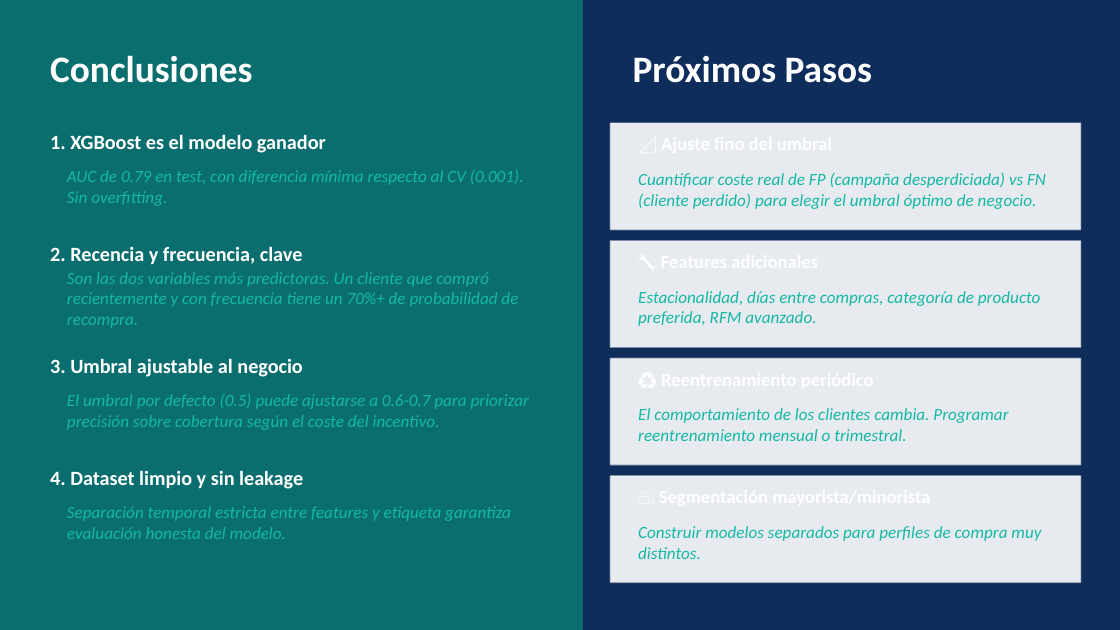
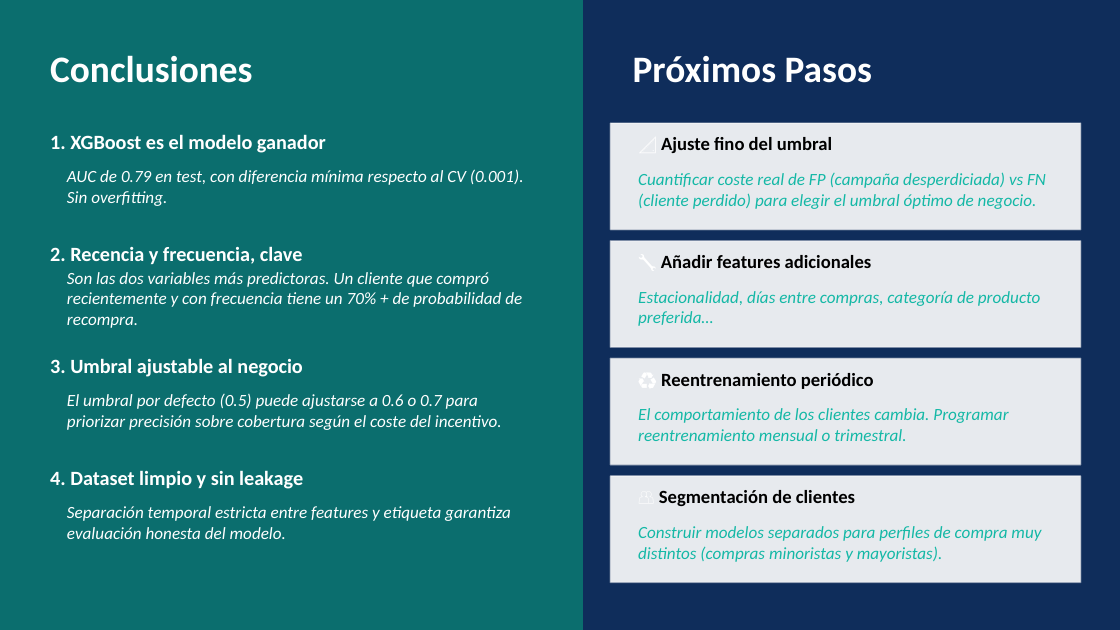
Before and after one commit to viictorhp/MachineLearningProject, a slide deck: slide 8 of presentacion_ml.pptx (slide 10 before the commit). Drawn at 1120x630 pixels with LibreOffice and Linux fonts; fonts in the diff are those of the drawing. Boxes give left, top, right and bottom in pixels: in the first picture for what was removed or moved away, otherwise in the second. Text is boxed around its words. In the diff, an @@ line names an element or a change of style, - is before the commit and + after.

```diff
--- a/presentacion_ml.pptx
+++ b/presentacion_ml.pptx
@@ text added at (661,137,832,153), 12 pt, text #000000, bold @@
+📐 Ajuste fino del umbral
@@ text "AUC de 0.79 en test, ..." at (67,169,524,206): text colour #14B8A6 to #FFFFFF @@
@@ text added at (661,255,872,268), 12 pt, text #000000, bold @@
+🔧 Añadir features adicionales
@@ text at (67,272,522,328): text changed; text colour #14B8A6 to #FFFFFF @@
-Son las dos variables más predictoras. Un cliente que compró recientemente y con frecuencia tiene un 70%+ de probabilidad de recompra.
+Son las dos variables más predictoras. Un cliente que compró recientemente y con frecuencia tiene un 70% + de probabilidad de recompra.
@@ text at (638,291,1041,326): text changed @@
-Estacionalidad, días entre compras, categoría de producto preferida, RFM avanzado.
+Estacionalidad, días entre compras, categoría de producto preferida…
@@ text added at (638,373,874,389), 12 pt, text #000000, bold @@
+♻️ Reentrenamiento periódico
@@ text at (67,394,502,430): text changed; text colour #14B8A6 to #FFFFFF @@
-El umbral por defecto (0.5) puede ajustarse a 0.6-0.7 para priorizar precisión sobre cobertura según el coste del incentivo.
+El umbral por defecto (0.5) puede ajustarse a 0.6 o 0.7 para priorizar precisión sobre cobertura según el coste del incentivo.
@@ text "Separación temporal estricta entre features ..." at (67,506,511,539): text colour #14B8A6 to #FFFFFF @@
@@ text added at (659,490,855,506), 12 pt, text #000000, bold @@
+👥 Segmentación de clientes
@@ text at (638,526,1041,562): text changed @@
-Construir modelos separados para perfiles de compra muy distintos.
+Construir modelos separados para perfiles de compra muy distintos (compras minoristas y mayoristas).
```
Also in this commit, not shown: 7 other slides changed, 2 slides removed, 2 other files.
